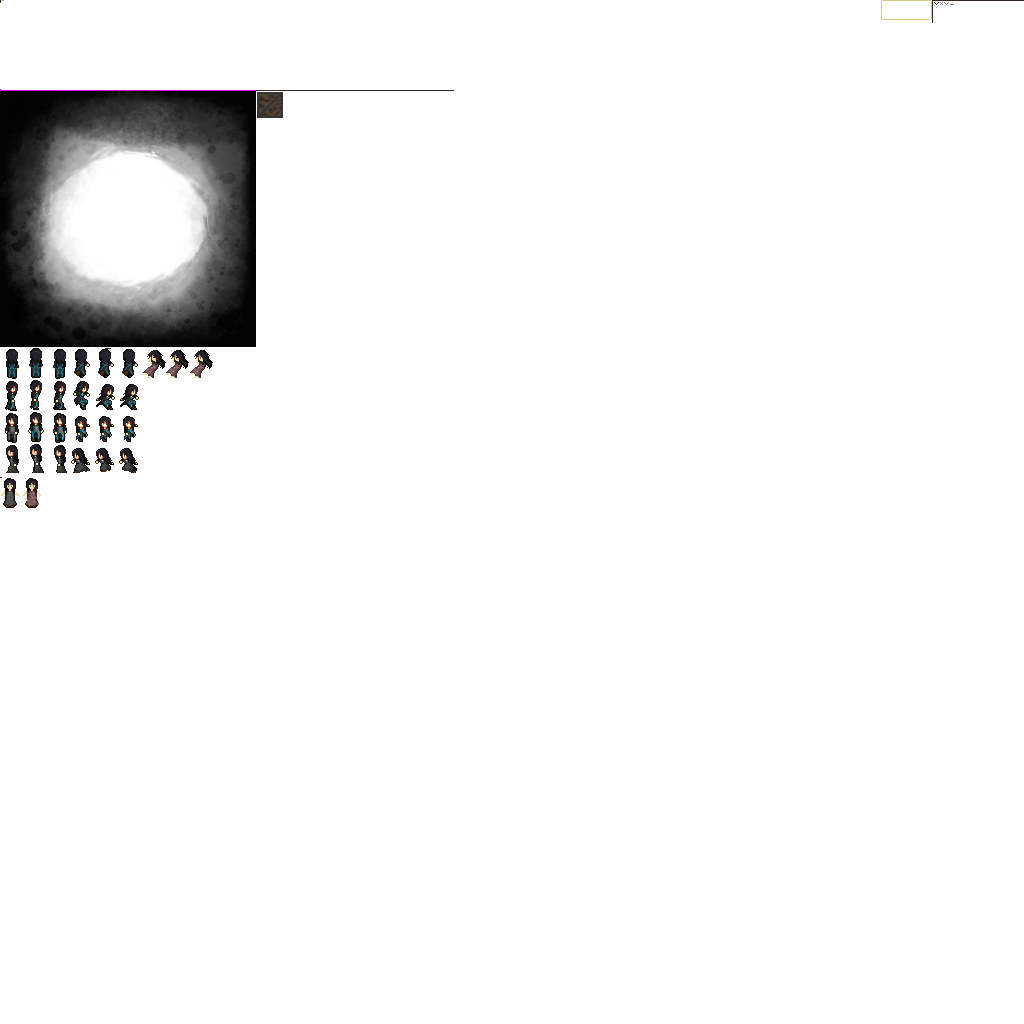
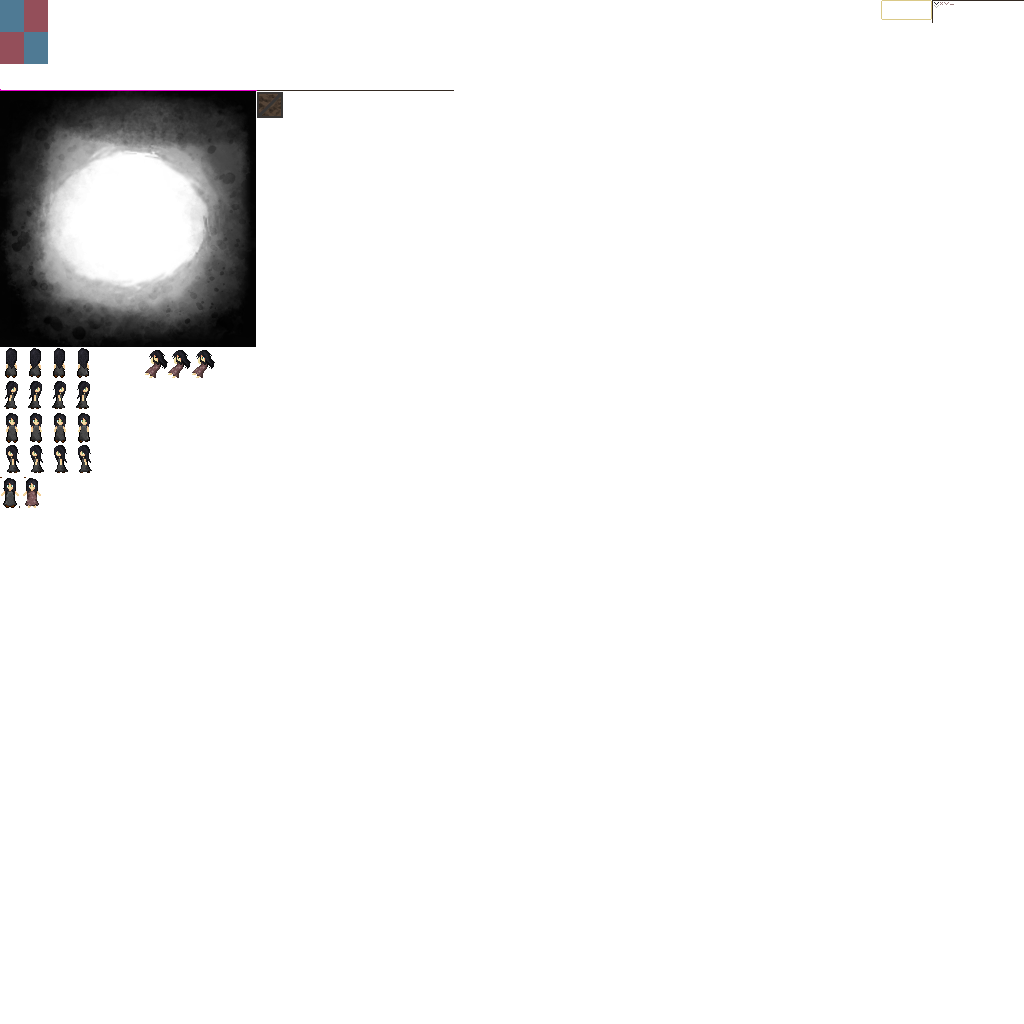
Before/after of a 1024×1024 layered artwork. What changed in the layer stack:
removed layer "Paint Layer 1 (pasted)" over [1, 346, 215, 508]
painted on "root Merged" over [0, 0, 215, 508]
